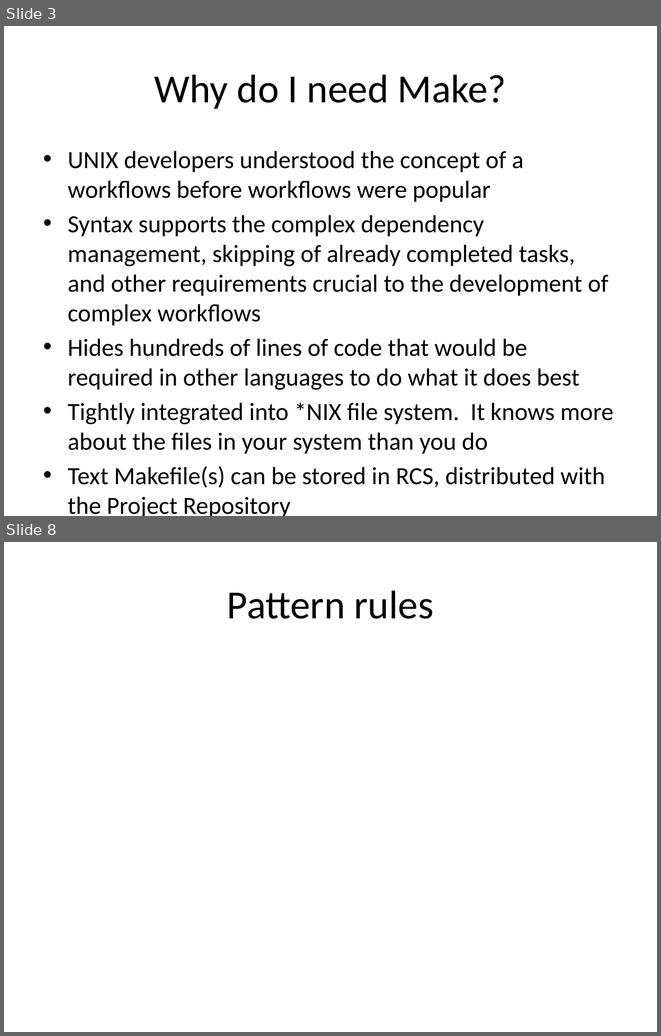
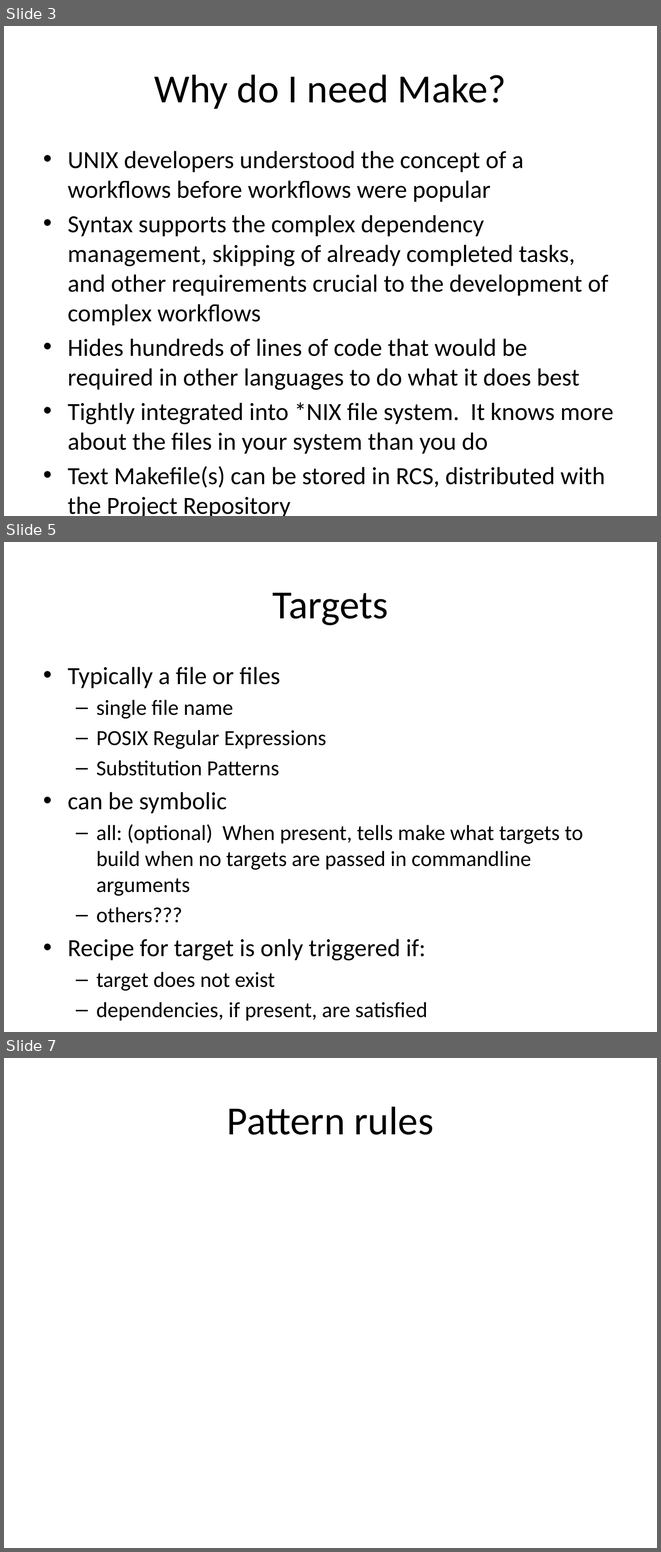
Before and after one commit to rvosa/ngs-workflows, a slide deck: doc/slides/day3/session2/Make.pptx. Shown one above the other, each under a label of ours: slides 3 and 8 before the commit, slides 3, 5 and 7 after it; the slides between them are not shown. The pictures are 661x1036 and 661x1552 pixels, drawn with LibreOffice and Linux fonts; fonts in the diff are those of the drawing. Boxes give left, top, right and bottom in pixels: in the first picture for what was removed or moved away, otherwise in the second. Text is boxed around its words. In the diff, an @@ line names an element or a change of style, - is before the commit and + after.

Commit message:
TODO: answer questions, and discuss pattern rules

```diff
--- a/doc/slides/day3/session2/Make.pptx
+++ b/doc/slides/day3/session2/Make.pptx
@@ slide 5 added at (x1=4, y1=542, x2=657, y2=1032), background #FFFFFF @@
@@ title added at (x1=273, y1=592, x2=389, y2=625), 44 pt, text #000000 @@
+Targets
@@ text added at (x1=68, y1=667, x2=583, y2=990), 23.8 pt, text #000000 @@
+• Typically a file or files
+  – single file name
+  – POSIX Regular Expressions
+  – Substitution Patterns
+• can be symbolic
+  – all: (optional) When present, tells make what targets to build when no targets are passed in commandline arguments
+  – others???
+• Recipe for target is only triggered if:
+  – target does not exist
+  – dependencies, if present, are satisfied
@@ what was slide 8 is now slide 7 @@
```
Also in this commit, not shown: 2 slides changed, 3 other slides added, 4 slides removed.
